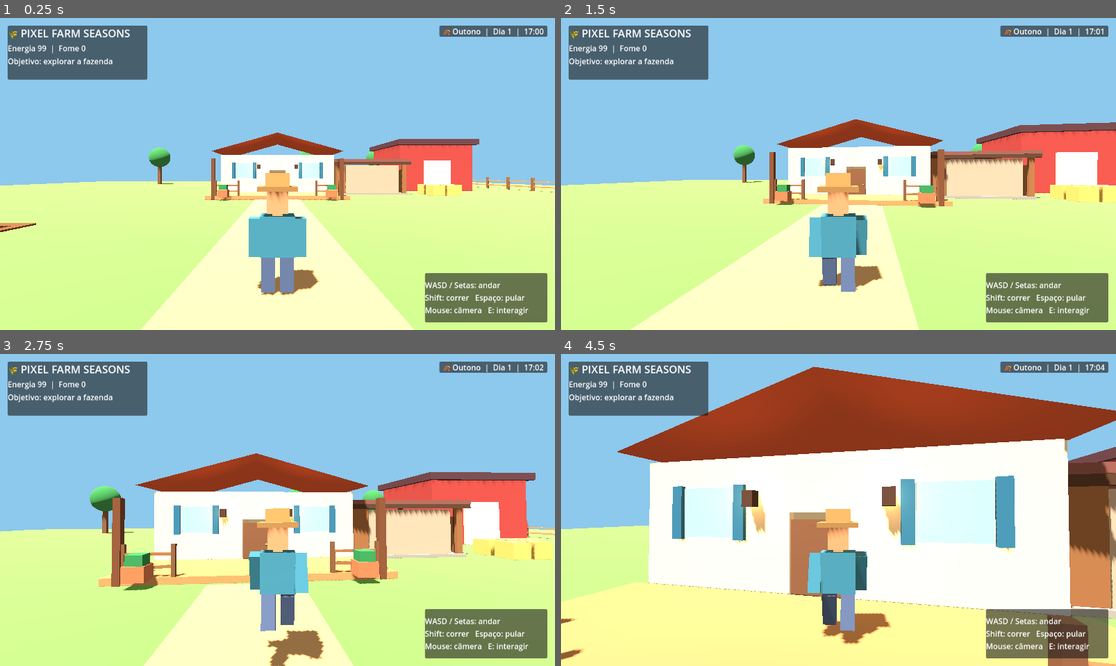
Above: before the commit, frames 1-4 (two rows, left to right).
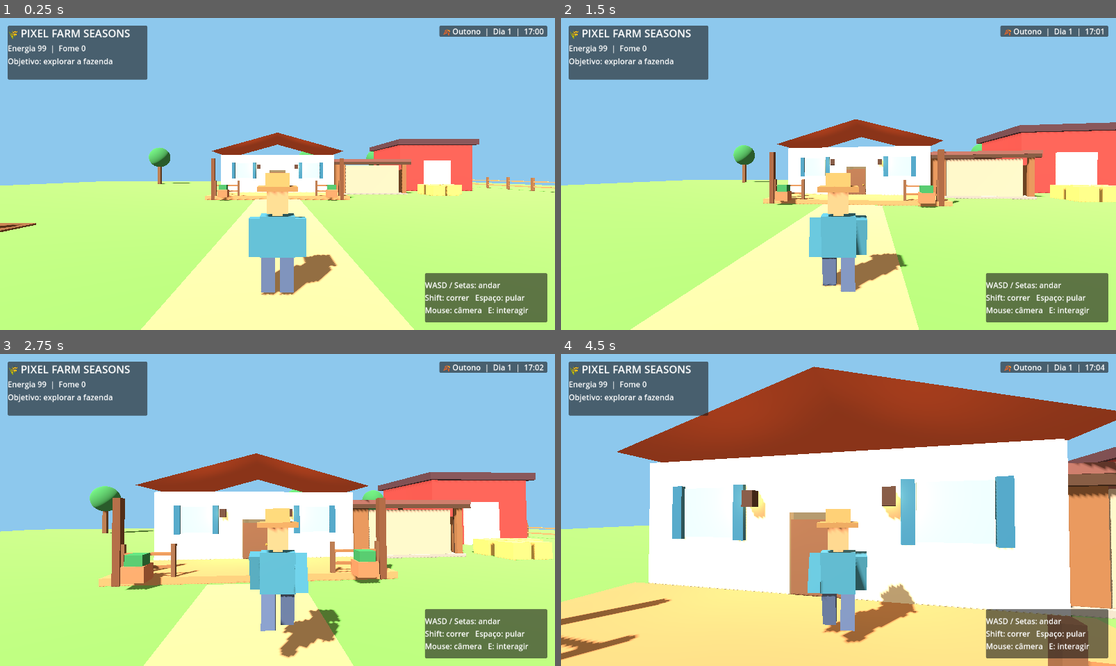
Above: after the commit, the same moments.

Repository: juniordev830/pixel-farm-seasons
Game: Godot game, scene res://main.tscn
The game is run twice, just before and just after one commit, with the same random seed, the same clock (stepped at 60 frames per second) and the same inputs.
Inputs (mouse positions are in pixels of both pictures, inside the frame that each line leads up to):
- Up to frame 1 (0.25 s): no input
- Up to frame 2 (1.5 s): tap Enter (ui_accept) at 0.5, 0.77 s; move the mouse to (866, 174) at 0.52 s; hold Shift 0.53-1.28 s; hold Up (ui_up) from 0.53 s (still down); move the mouse to (810, 174) at 1.27 s; tap E at 1.35 s
- Up to frame 3 (2.75 s): keep holding Up (ui_up); tap Enter (ui_accept) at 1.52 s; move the mouse to (288, 503) at 2.02 s; hold Space from 2.03 s (still down)
- Up to frame 4 (4.5 s): keep holding Up (ui_up); move the mouse to (832, 516) at 2.77 s; release Space at 2.78 s; tap Shift at 2.85 s; tap Enter (ui_accept) at 3.02, 3.77 s; move the mouse to (877, 513) at 3.52 s; tap E at 3.6 s; move the mouse to (794, 506) at 4.27 s; tap Space at 4.35 s

The runs differ from the first frame. In frame 1, 2.7% of the frame differs, in the area x 0-100%, y 40-90%; in frame 2, 2.3%; in frame 3, 2.8%; in frame 4, 6.5%, in the area x 0-100%, y 27-100%.
Error before the commit: Invalid access to property or key 'environment' on a base object of type 'null instance'. (res://day_night_controller.gd:54)

Commit message:
fix(godot): tolerate procedural lighting nodes created after clock readiness

Diff:
--- a/godot/day_night_controller.gd
+++ b/godot/day_night_controller.gd
@@ -7,8 +7,8 @@
 
 var minute: float
 var day_index: int = 0
-@onready var sun: DirectionalLight3D = $"../Environment/Sun"
-@onready var world: WorldEnvironment = $"../Environment/WorldEnvironment"
+@onready var sun: DirectionalLight3D = get_node_or_null("../Environment/Sun") as DirectionalLight3D
+@onready var world: WorldEnvironment = get_node_or_null("../Environment/WorldEnvironment") as WorldEnvironment
 
 func _ready() -> void:
     minute = initial_minute
@@ -34,6 +34,14 @@
     return "%02d:%02d" % [int(minute / 60.0), int(minute) % 60]
 
 func _update_lighting() -> void:
+    # The procedural environment creates lighting nodes in its own _ready.
+    # Depending on sibling initialization order they may not exist yet.
+    if sun == null or not is_instance_valid(sun):
+        sun = get_node_or_null("../Environment/Sun") as DirectionalLight3D
+    if world == null or not is_instance_valid(world):
+        world = get_node_or_null("../Environment/WorldEnvironment") as WorldEnvironment
+    if sun == null or world == null or world.environment == null:
+        return
     var hour := minute / 60.0
     var daylight: float
     var sky: Color
